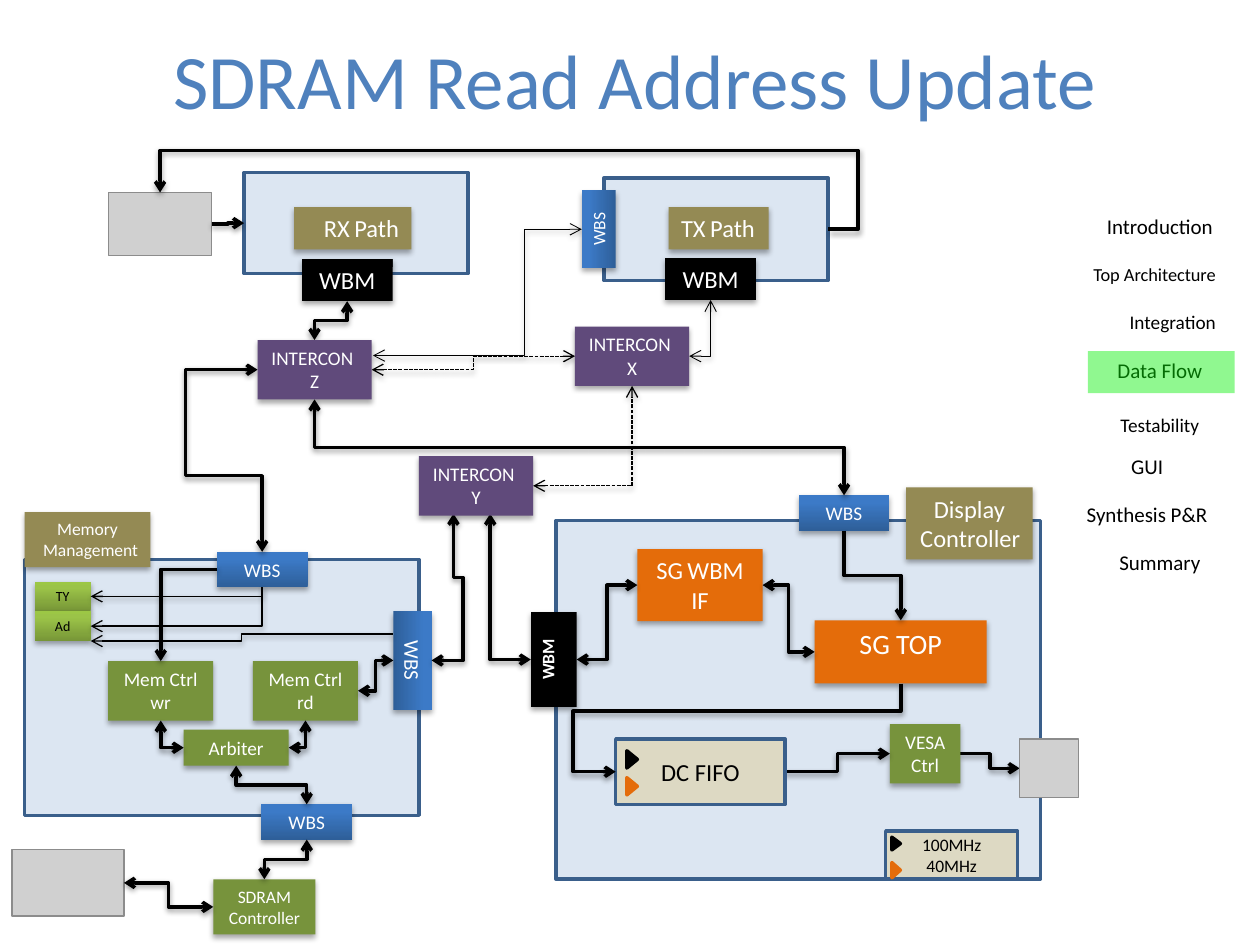
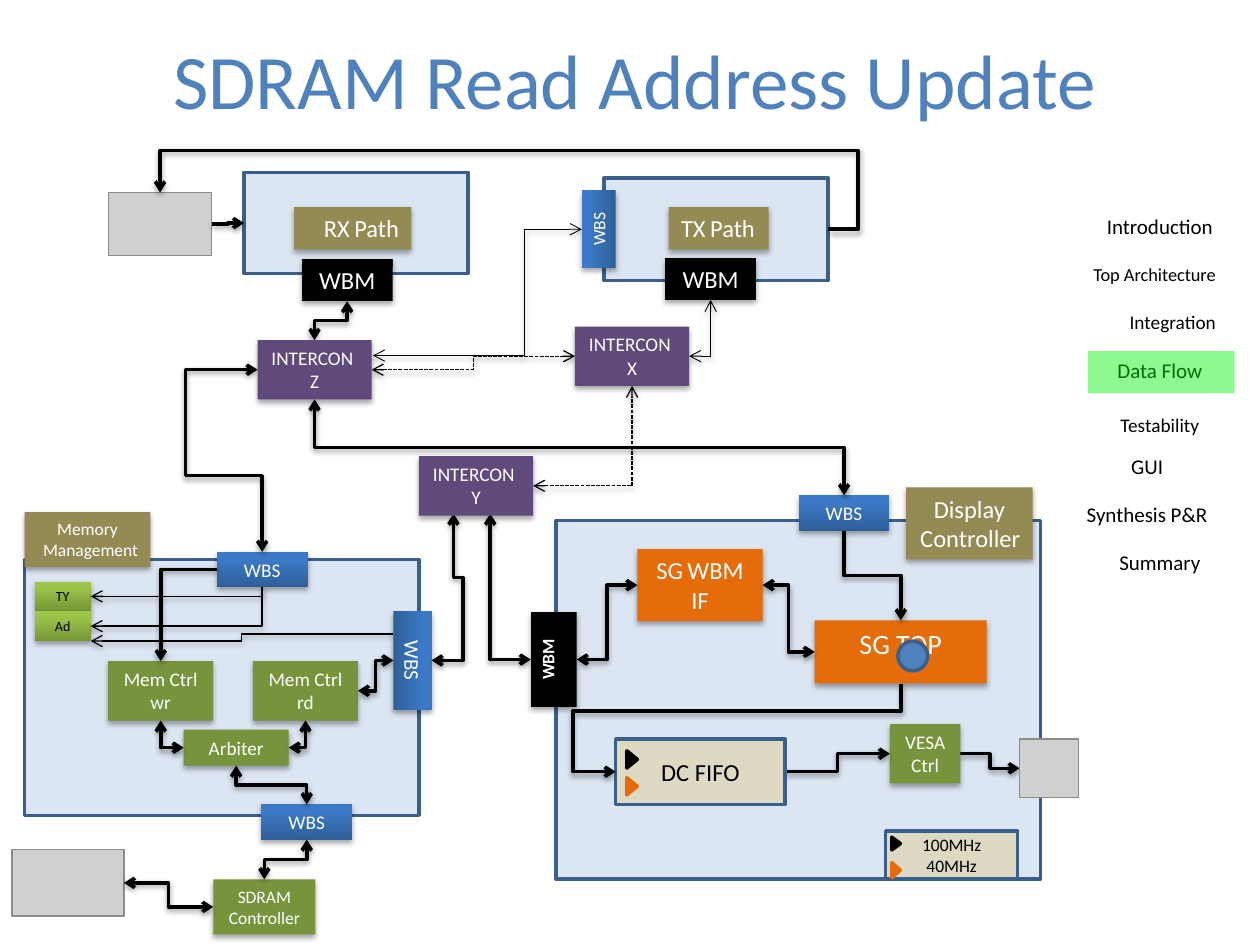
Before and after one commit to sandro6579/symbol-generator, a slide deck: slide 17 of Presentation/Part_B_final/Symbol_Generator_Project_Presentation_Part_B.pptx (slide 15 before the commit). Drawn at 1260x945 pixels with LibreOffice and Linux fonts; fonts in the diff are those of the drawing; grey boxes stand for pictures; background and template pictures are left out. Boxes give left, top, right and bottom in pixels: in the first picture for what was removed or moved away, otherwise in the second. Text is boxed around its words. In the diff, an @@ line names an element or a change of style, - is before the commit and + after.

```diff
--- a/Presentation/Part_B_final/Symbol_Generator_Project_Presentation_Part_B.pptx
+++ b/Presentation/Part_B_final/Symbol_Generator_Project_Presentation_Part_B.pptx
@@ ellipse added at box(898, 641, 929, 672), fill #4F81BD, outline #3A5F8C 2 pt @@
```
Also in this commit, not shown: 8 other slides changed, 5 slides added, 1 other file.
